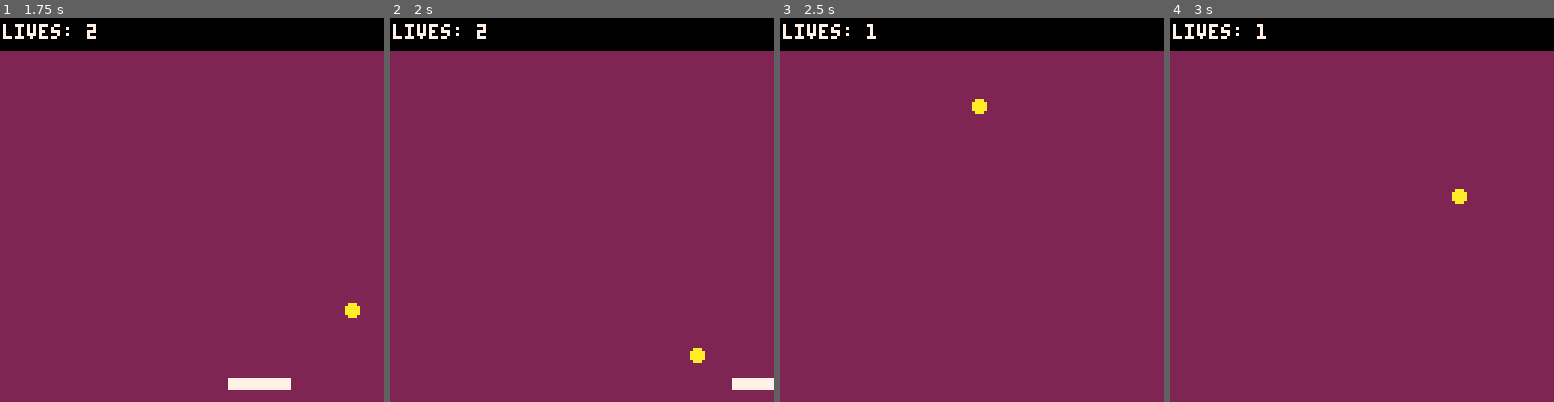
Above: before the commit, frames 1-4 (left to right).
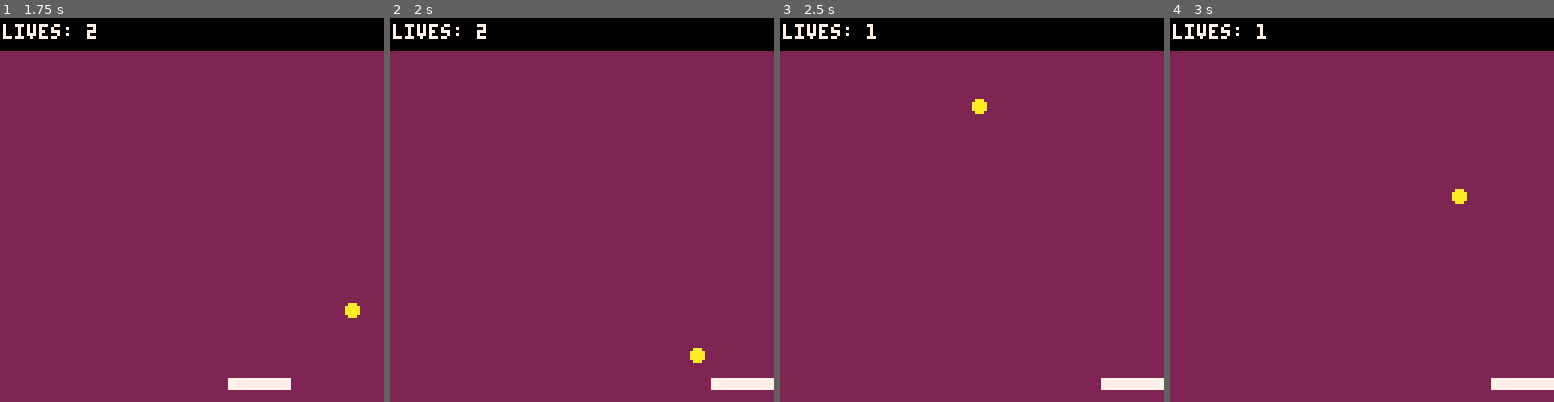
Above: after the commit, the same moments.

Repository: pencilcasestudios/picochet
Game: PICO-8 cartridge picochet.p8
Two runs of this game, one before a commit and one after it. Both use one fixed random seed, a clock stepped at 60 frames per second and the inputs below.
Inputs:
- Up to frame 1 (1.75 s): tap X (X key) at 0.33, 1.07 s; hold Right from 1.6 s (still down)
- Up to frame 2 (2 s): keep holding Right; tap X (X key) at 1.85 s
- Up to frame 3 (2.5 s): release Right at 2.1 s; hold Right from 2.47 s (still down)
- Up to frame 4 (3 s): keep holding Right; tap X (X key) at 2.97 s

Frame 1 is identical in both runs. In frame 2, 0.2% of the frame differs, in the area x 83-90%, y 93-97%; in frame 3, 0.5%, in the area x 83-100%, y 93-97%; in frame 4, 0.5%.

Commit message:
Stop the paddle from moving out of bounds
The paddle currently moves outside the game play area. This commit
applies some limiting to prevent this from helping.

Diff:
--- a/picochet.p8
+++ b/picochet.p8
@@ -47,6 +47,7 @@
 	-- ball bounce area
 	screen_top=13
 	screen_bottom=125
+	screen_max_x=127
 	screen_left=2
 	screen_right=125
 
@@ -302,7 +303,14 @@
 			paddle_deltax/1.5
 	end
 	paddle_x=paddle_x+paddle_deltax
-
+	-- stop the paddle from moving
+	-- outside the bounds of the
+	-- game play area
+	paddle_x=mid(
+		0,
+		paddle_x,
+		screen_max_x-paddle_width
+	)
 	nextx=ball_x+ball_deltax
 	nexty=ball_y+ball_deltay
 
